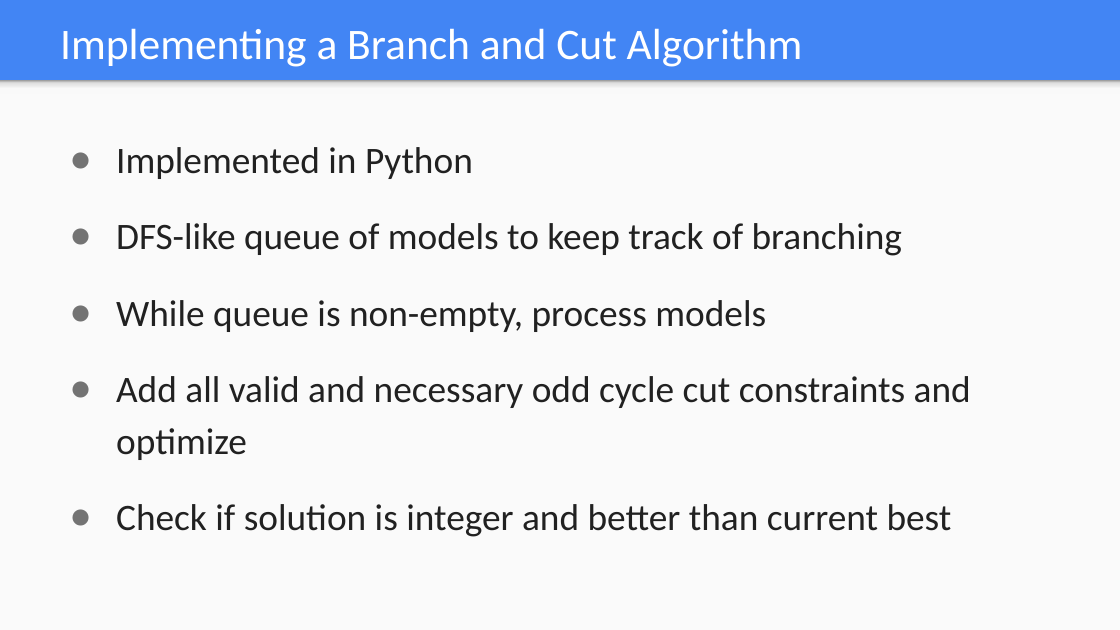
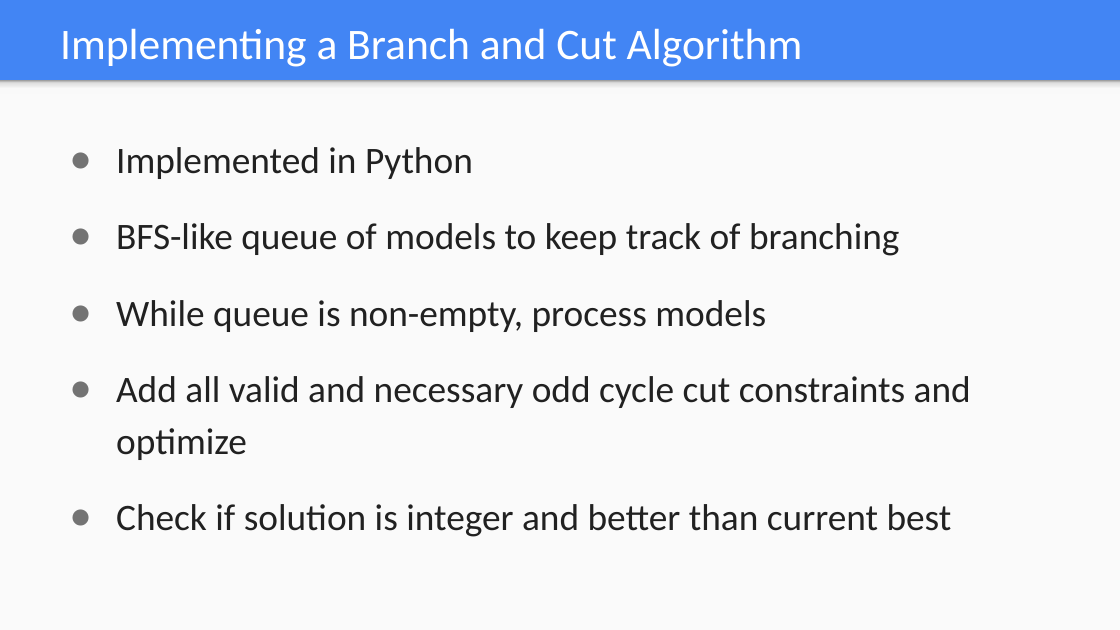
Before and after one commit to aggardner/574_max_cut, a slide deck: slide 5 of 2017-11-30_Max_Cut_Final_Presentation.pptx. Drawn at 1120x630 pixels with LibreOffice and Linux fonts; fonts in the diff are those of the drawing. Boxes give left, top, right and bottom in pixels: in the first picture for what was removed or moved away, otherwise in the second. Text is boxed around its words. In the diff, an @@ line names an element or a change of style, - is before the commit and + after.

Commit message:
ppt updates

```diff
--- a/2017-11-30_Max_Cut_Final_Presentation.pptx
+++ b/2017-11-30_Max_Cut_Final_Presentation.pptx
@@ text at [116, 223, 899, 256]: text changed @@
-● DFS-like queue of models to keep track of branching
+● BFS-like queue of models to keep track of branching
```
